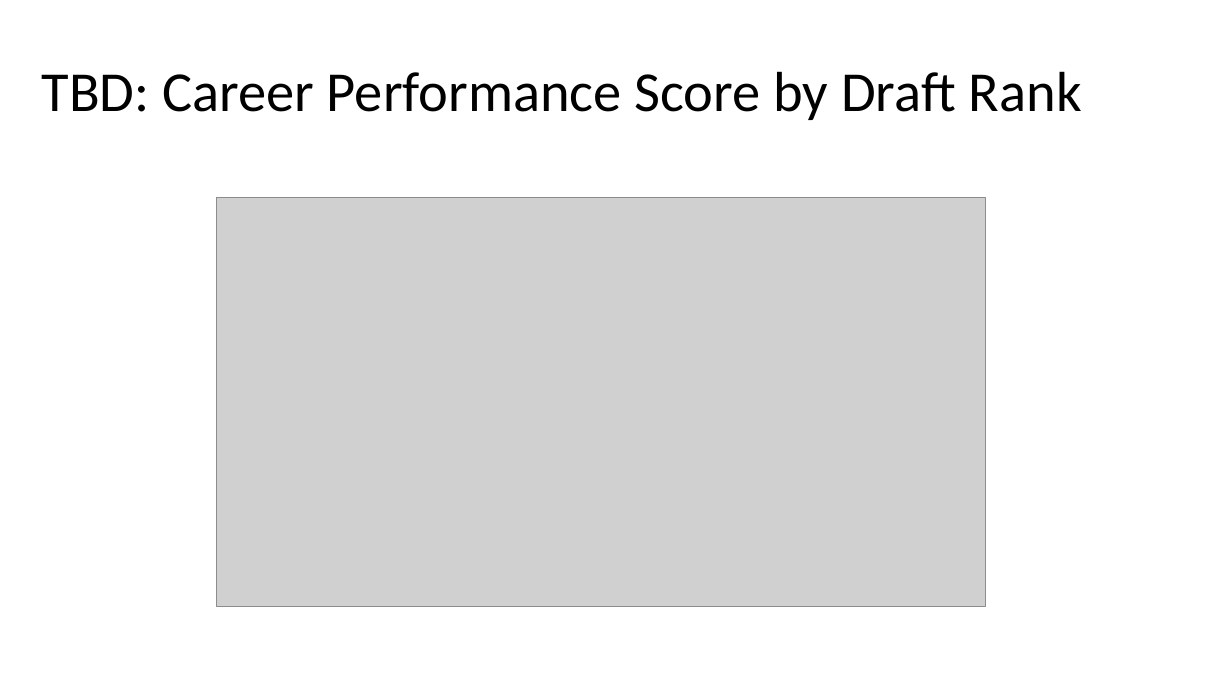
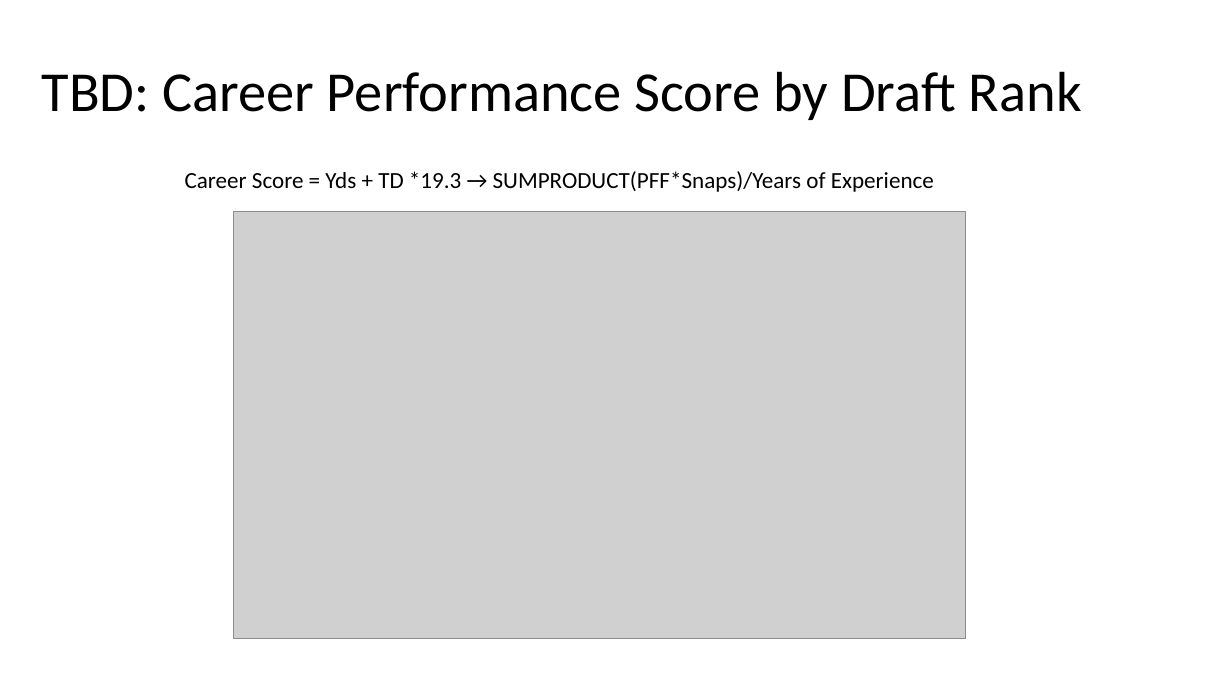
Before and after one commit to dbarer/Sports-analytics, a slide deck: slide 11 of KC_PFF Analysis.pptx (slide 9 before the commit). Drawn at 1232x693 pixels with LibreOffice and Linux fonts; fonts in the diff are those of the drawing; grey boxes stand for pictures. Boxes give left, top, right and bottom in pixels: in the first picture for what was removed or moved away, otherwise in the second. Text is boxed around its words. In the diff, an @@ line names an element or a change of style, - is before the commit and + after.

```diff
--- a/KC_PFF Analysis.pptx
+++ b/KC_PFF Analysis.pptx
@@ text added at bbox=[185, 171, 934, 192], 18 pt, text #000000 @@
+Career Score = Yds + TD *19.3 → SUMPRODUCT(PFF*Snaps)/Years of Experience
@@ picture: place and size @@
-picture at bbox=[216, 198, 985, 606]
+picture at bbox=[233, 212, 966, 639]
```
Also in this commit, not shown: 9 other slides changed, 2 slides added, 1 slide removed, 1 other file.
